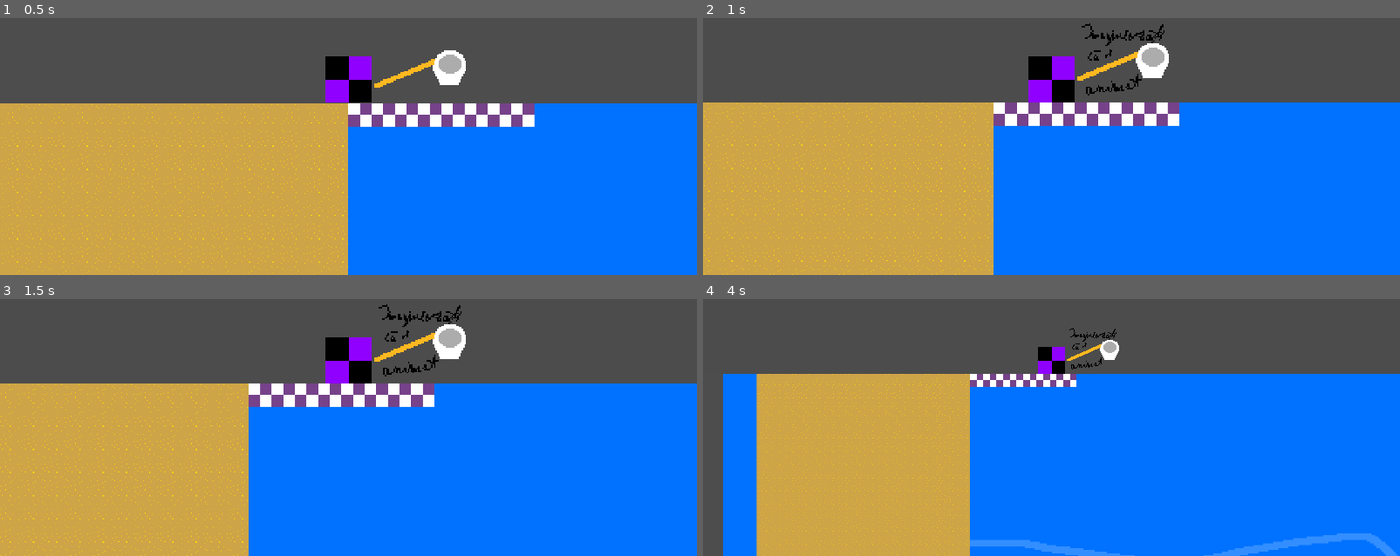
Above: before the commit, frames 1-4 (two rows, left to right).
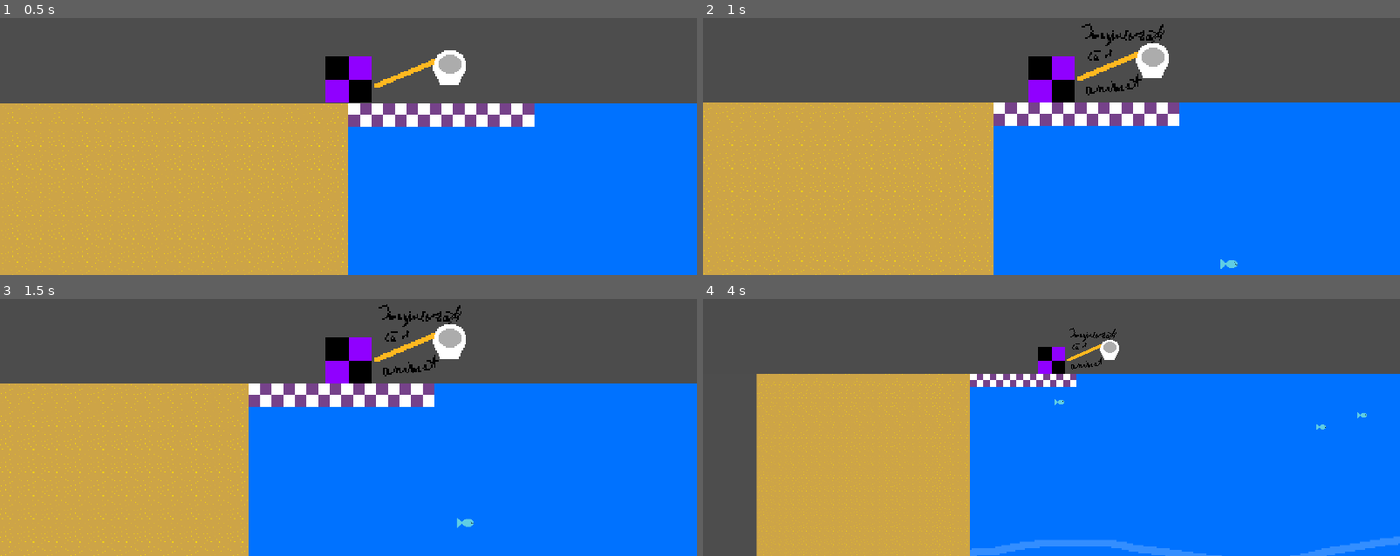
Above: after the commit, the same moments.

Repository: DevMa7e1/gamejam-game
Game: Godot game, scene res://Scenes/scene1.tscn
Two runs of this game, one before a commit and one after it. Both use one fixed random seed, a clock stepped at 60 frames per second and the inputs below.
Inputs:
- Up to frame 1 (0.5 s): no input
- Up to frame 2 (1 s): tap Enter (ui_accept) at 0.5, 0.77 s; hold Right (ui_right) from 0.53 s (still down); tap F (fish net key) at 0.6 s
- Up to frame 3 (1.5 s): release Right (ui_right) at 1.28 s; hold Down (ui_down) from 1.28 s (still down); tap F (fish net key) at 1.35 s
- Up to frame 4 (4 s): tap Enter (ui_accept) at 1.52, 3.02, 3.77 s; release Down (ui_down) at 2.03 s; hold Right (ui_right) 2.03-2.78 s; tap F (fish net key) at 2.1, 2.85, 3.6 s; hold Up (ui_up) 2.78-3.53 s; hold Left (ui_left) from 3.53 s (still down)

Frame 1 is identical in both runs. In frame 2, less than 0.1% of the frame differs, in the area x 74-77%, y 93-98%; in frame 3, less than 0.1%; in frame 4, 5.7%, in the area x 2-100%, y 29-100%.

Commit message:
Added fish wandering code

Diff:
--- a/Scenes/fish.tscn
+++ b/Scenes/fish.tscn
@@ -1,6 +1,6 @@
 [gd_scene format=3 uid="uid://d3smc1gojt34j"]
 
-[ext_resource type="Script" path="res://Scripts/fish-properties.gd" id="1_c4ibo"]
+[ext_resource type="Script" uid="uid://iw4wowny3oe5" path="res://Scripts/fish.gd" id="1_c4ibo"]
 [ext_resource type="Texture2D" uid="uid://moqvtpqu1715" path="res://Sprites/fish.png" id="1_twvwo"]
 
 [sub_resource type="CapsuleShape2D" id="CapsuleShape2D_c4ibo"]
@@ -8,6 +8,7 @@
 
 [node name="fish" type="Node2D" unique_id=1861621635]
 script = ExtResource("1_c4ibo")
+wander_speed = 80.0
 
 [node name="Sprite2D" type="Sprite2D" parent="." unique_id=1069430865]
 texture = ExtResource("1_twvwo")
--- a/Scenes/scene1.tscn
+++ b/Scenes/scene1.tscn
@@ -57,7 +57,7 @@
 texture = ExtResource("2_o5784")
 
 [node name="OceanBg" type="Sprite2D" parent="." unique_id=476741861]
-position = Vector2(560, 648)
+position = Vector2(768, 648)
 scale = Vector2(4, 4)
 texture = ExtResource("1_2xbvg")
 
@@ -105,7 +105,7 @@
 disabled = true
 
 [node name="right" type="StaticBody2D" parent="." unique_id=248391126]
-position = Vector2(1144, 0)
+position = Vector2(1920, 0)
 
 [node name="CollisionShape2D" type="CollisionShape2D" parent="right" unique_id=532537731]
 shape = SubResource("WorldBoundaryShape2D_sdcb8")
--- a/Scripts/fish-properties.gd
+++ /dev/null
@@ -1,4 +0,0 @@
-extends Node2D
-
-var size = 0
-var level = 1
--- /dev/null
+++ b/Scripts/fish.gd
@@ -0,0 +1,45 @@
+extends Node2D
+
+var size = 0
+var level = 1
+var target: Vector2
+
+@export var wander_speed: float = 180.0
+@export var min_wander_distance: float = 250.0
+@export var max_wander_distance: float = 700.0
+@export var arrive_distance: float = 12.0
+
+func get_level_bounds() -> Rect2:
+    var min_x = (level - 1) * 1920 + 50
+    var max_x = level * 1920
+    var min_y = (level - 1) * 1080 + 50
+    var max_y = level * 1080
+    return Rect2(Vector2(min_x, min_y), Vector2(max_x - min_x, max_y - min_y))
+
+func choose_target() -> Vector2:
+    var bounds = get_level_bounds()
+    var angle = randf() * TAU
+    var distance = randf_range(min_wander_distance, max_wander_distance)
+    var candidate = position + Vector2.RIGHT.rotated(angle) * distance
+
+    candidate.x = clamp(candidate.x, bounds.position.x, bounds.end.x)
+    candidate.y = clamp(candidate.y, bounds.position.y, bounds.end.y)
+
+    if candidate.distance_to(position) < min_wander_distance * 0.5:
+        candidate = Vector2(
+            randf_range(bounds.position.x, bounds.end.x),
+            randf_range(bounds.position.y, bounds.end.y)
+        )
+
+    return candidate
+
+func wander(delta: float) -> void:
+    position = position.move_toward(target, wander_speed * delta)
+    if position.distance_to(target) <= arrive_distance:
+        target = choose_target()
+
+func _ready() -> void:
+    target = choose_target()
+
+func _process(delta: float) -> void:
+    wander(delta)
--- a/Scripts/main.gd
+++ b/Scripts/main.gd
@@ -42,7 +42,8 @@
 
 
 func _ready() -> void:
-	gen_fish()
+	for i in range(5):
+		gen_fish()
 
 func _process(delta: float) -> void:
 	time += delta
Renamed: Scripts/fish-properties.gd.uid -> Scripts/fish.gd.uid
